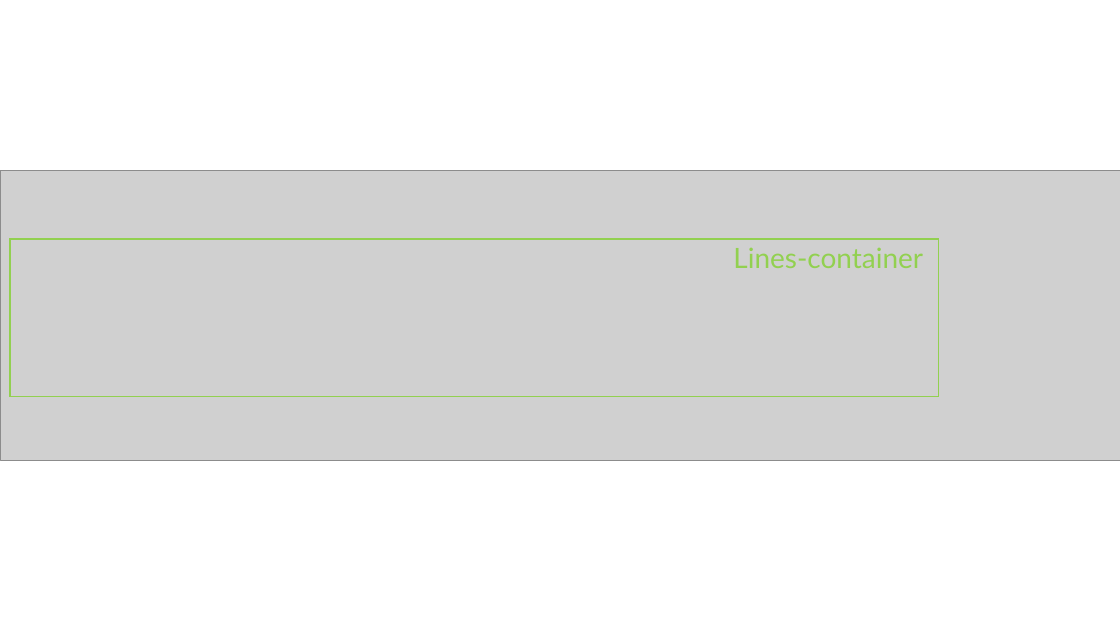
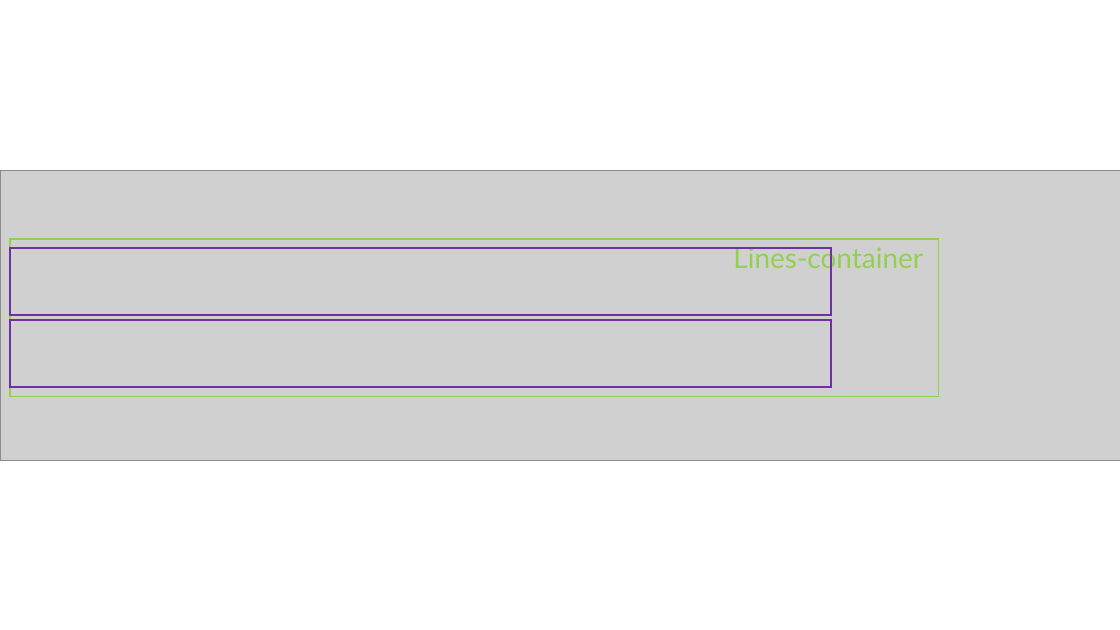
Before and after one commit to AllenLi86/DataPlot, a slide deck: slide 3 of 簡報1.pptx. Drawn at 1120x630 pixels with LibreOffice and Linux fonts; fonts in the diff are those of the drawing; grey boxes stand for pictures. Boxes give left, top, right and bottom in pixels: in the first picture for what was removed or moved away, otherwise in the second. Text is boxed around its words. In the diff, an @@ line names an element or a change of style, - is before the commit and + after.

```diff
--- a/簡報1.pptx
+++ b/簡報1.pptx
@@ rectangle added at box(10, 249, 831, 315), outline #7030A0 1.5 pt @@
@@ rectangle added at box(10, 320, 831, 386), outline #7030A0 1.5 pt @@
```
Also in this commit, not shown: 3 other files.
